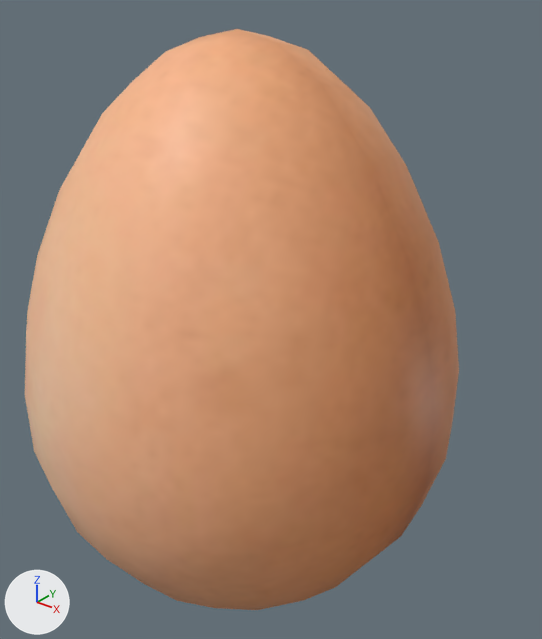
The Blender file models/items/egg.blend, before and after one commit.
Both versions are drawn from a 50 mm lens placed at (0.693, -0.795, 0.627), pointed at (0.04, 0.021, 0.121). The lights are fixed; the arrows at lower left show +X, +Y and +Z. The older version comes first.

Objects in the first picture: 'egg'.
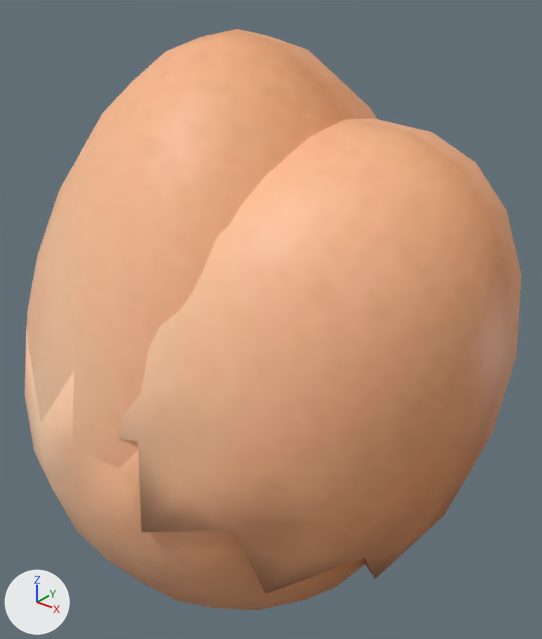
The newer file is also rescaled (x0.271) as a whole; pictures and numbers use the older file's frame.

Pixel boxes [x1, y1, x2, y2] of what changed, in the pictures (542 x 639 px):
'MeshBad', added (beige): after [25, 119, 521, 610]
'egg', unchanged, covered by the edit: before [25, 29, 459, 610]; after [26, 29, 377, 468]

Patch to the scene script:
```diff
--- a/models/items/egg.blend.py
+++ b/models/items/egg.blend.py
@@ img_textures_broken_png @@
+img_textures_broken_png = load_image('textures_broken.png', '../textures_broken.png', 1080, 1080, 'sRGB')
@@ mat_egg_material_broken @@
+mat_egg_material_broken = principled_material('egg_material_broken')
+mat_egg_material_broken.texture = img_textures_broken_png
@@ me_egg_001 @@
+me_egg_001.from_pydata(...)  # 1252 vertices, 1295 faces; spans x -14.4..17.9, y -15.8..19.2, z -14.4..14.4
+me_egg_001.materials.append(mat_egg_material_broken)  # picture img_textures_broken_png
@@ ob_meshbad @@
+ob_meshbad = bpy.data.objects.new('MeshBad', me_egg_001)
+ob_meshbad.location = (0.0, 0.0, 0.0)
+ob_meshbad.rotation_euler = (1.571, 0.0, 0.0)  # degrees (90, 0, 0)
+ob_meshbad.scale = (0.0232, 0.0232, 0.0232)
```
